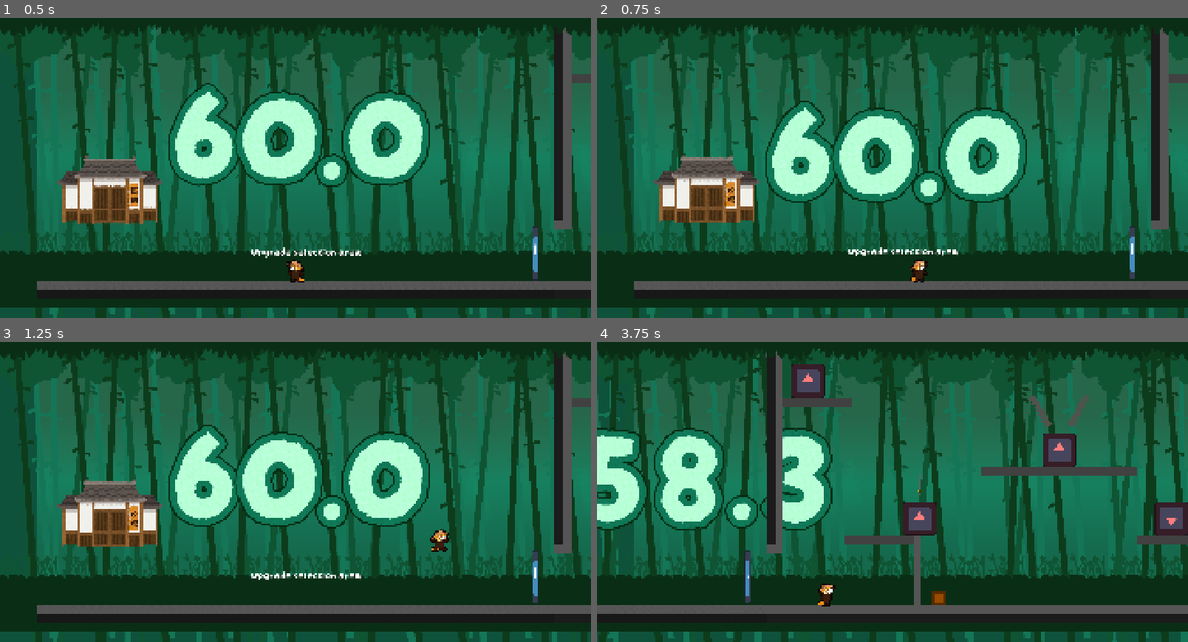
Above: before the commit, frames 1-4 (two rows, left to right).
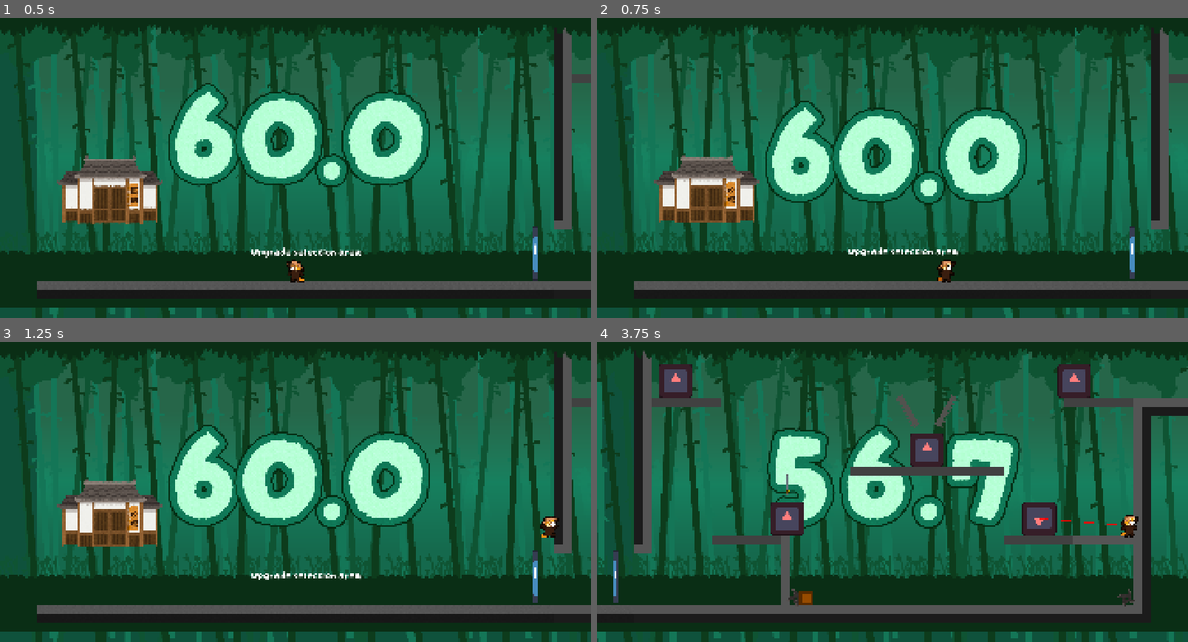
Above: after the commit, the same moments.

Repository: Tyrannicodin/GMTK-jam-2026
Game: Godot game, scene res://game/game.tscn
The game is run twice, just before and just after one commit, with the same random seed, the same clock (stepped at 60 frames per second) and the same inputs. This scene is started directly instead of the project's main scene. The engine's default icon, where the game draws it, is replaced by a stand-in: a white triangle on a blue panel in a dark square.
Inputs (mouse positions are in pixels of both pictures, inside the frame that each line leads up to):
- Up to frame 1 (0.5 s): no input
- Up to frame 2 (0.75 s): move the mouse to (1022, 135) at 0.52 s; hold D (right) from 0.53 s (still down); tap C (dash) at 0.6 s; click (1022, 135) at 0.67 s
- Up to frame 3 (1.25 s): keep holding D (right); tap Space (jump) at 0.77 s
- Up to frame 4 (3.75 s): move the mouse to (774, 492) at 1.27 s; tap E (interact) at 1.35, 3.6 s; tap Space (jump) at 1.52, 3.02 s; move the mouse to (951, 402) at 2.02 s; release D (right) at 2.03 s; hold A (left) 2.03-2.78 s; tap Shift (special) at 2.1 s; move the mouse to (862, 543) at 2.77 s; hold D (right) from 2.78 s (still down); tap C (dash) at 2.85 s; click (862, 543) at 2.92 s; move the mouse to (1069, 525) at 3.52 s

Frame 1 is identical in both runs. In frame 2, 0.4% of the frame differs, in the area x 53-61%, y 80-89%; in frame 3, 0.3%; in frame 4, 43%, in the area x 0-100%, y 2-100%.

Commit message:
fix me deleting the new physics

Diff:
--- a/game/player/player.gd
+++ b/game/player/player.gd
@@ -22,18 +22,19 @@
 var jutsu_timer = 0
 
 
-@export var WALK_FORCE = 16000
-@export var WALK_MAX_SPEED = 700
-@export var STOP_FORCE = 16000
-@export var AIR_STOP_FORCE = 4000
-@export var JUMP_SPEED = 1600
-@export var COYOTE_TIME = 0.15
-@export var TERMINAL_VELOCITY = 5000
-
-@export var DASH_LENGTH = .15
-@export var DASH_SPEED = 800
-@export var DASH_COOLDOWN = .25
-@export var JUTSU_COOLDOWN = .05
+const WALK_FORCE = 8000
+const WALK_MAX_SPEED = 1000
+const STOP_FORCE = 8000
+const AIR_STOP_FORCE = 2000
+const JUMP_SPEED = 1800
+const COYOTE_TIME = 0.15
+const TERMINAL_VELOCITY = 5000
+
+const DASH_LENGTH = .16
+const DASH_SPEED = 2500
+const DASH_COOLDOWN = .25
+const JUTSU_COOLDOWN = .05
+
 var dash_count = 1
 var dashing = false
 
